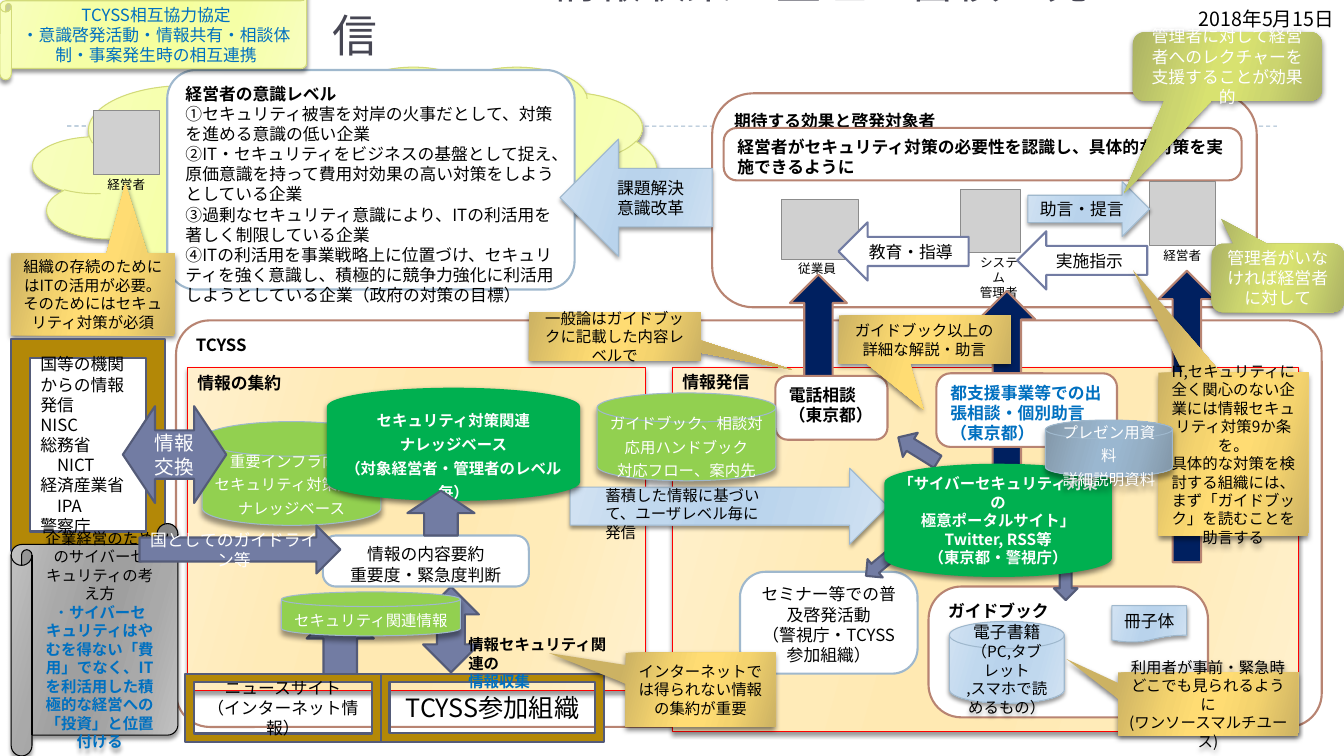
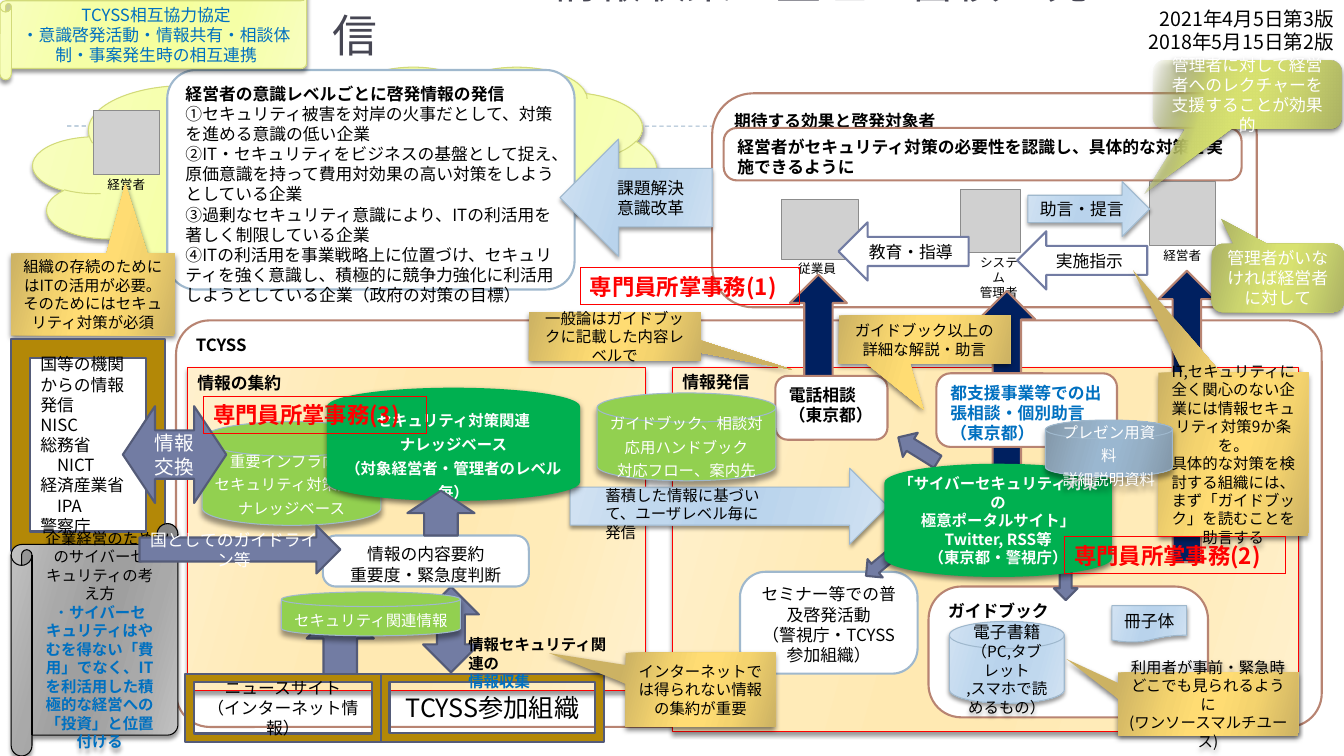
Before and after one commit to BlueMoon55/Presentation_Doc, a slide deck: slide 1 of Cyber/TCYSSでの情報収集・蓄積と発信.pptx. Drawn at 1344x756 pixels with LibreOffice and Linux fonts; fonts in the diff are those of the drawing; grey boxes stand for pictures. Boxes give left, top, right and bottom in pixels: in the first picture for what was removed or moved away, otherwise in the second. Text is boxed around its words. In the diff, an @@ line names an element or a change of style, - is before the commit and + after.

Commit message:
20210406

```diff
--- a/Cyber/TCYSSでの情報収集・蓄積と発信.pptx
+++ b/Cyber/TCYSSでの情報収集・蓄積と発信.pptx
@@ text at [1149,9,1335,51]: text changed @@
-2018年5月15日
+2021年4月5日第3版
+2018年5月15日第2版
@@ rounded speech box "管理者に対して経営者へのレクチャーを支援することが効果的": place and size @@
-rounded speech box "管理者に対して経営者へのレクチャーを支援することが効果的" at [1133,32,1322,101]
+rounded speech box "管理者に対して経営者へのレクチャーを支援することが効果的" at [1153,60,1342,129]
@@ rounded speech box "管理者に対して経営者へのレクチャーを支援することが効果的" at [1153,60,1342,129]: proportions changed @@
@@ text in rounded rectangle at [185,85,504,102]: text changed @@
-経営者の意識レベル
+経営者の意識レベルごとに啓発情報の発信
@@ rectangle added at [580,268,800,306], outline #FF0000 0.75 pt, 16 pt, text #FF0000, bold @@
+専門員所掌事務(1)
@@ rectangle added at [204,396,427,434], outline #FF0000 0.75 pt, 16 pt, text #FF0000, bold @@
+専門員所掌事務(3)
@@ rectangle added at [1065,536,1287,574], outline #FF0000 0.75 pt, 16 pt, text #FF0000, bold @@
+専門員所掌事務(2)
```
